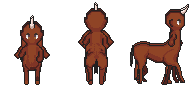
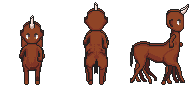
Comparing the layer stacks of the two w=192, h=85 images. Changes:
renamed "F4" to "F4 (150ms) (replace)", painted on it over [18, 8, 185, 85]
renamed "F3" to "F3 (150ms) (replace)", painted on it over [14, 8, 185, 84]
renamed "F2" to "F2 (150ms) (replace)", painted on it over [20, 8, 185, 85]
renamed "F1" to "F1 (150ms) (replace)", painted on it over [14, 8, 185, 84]
